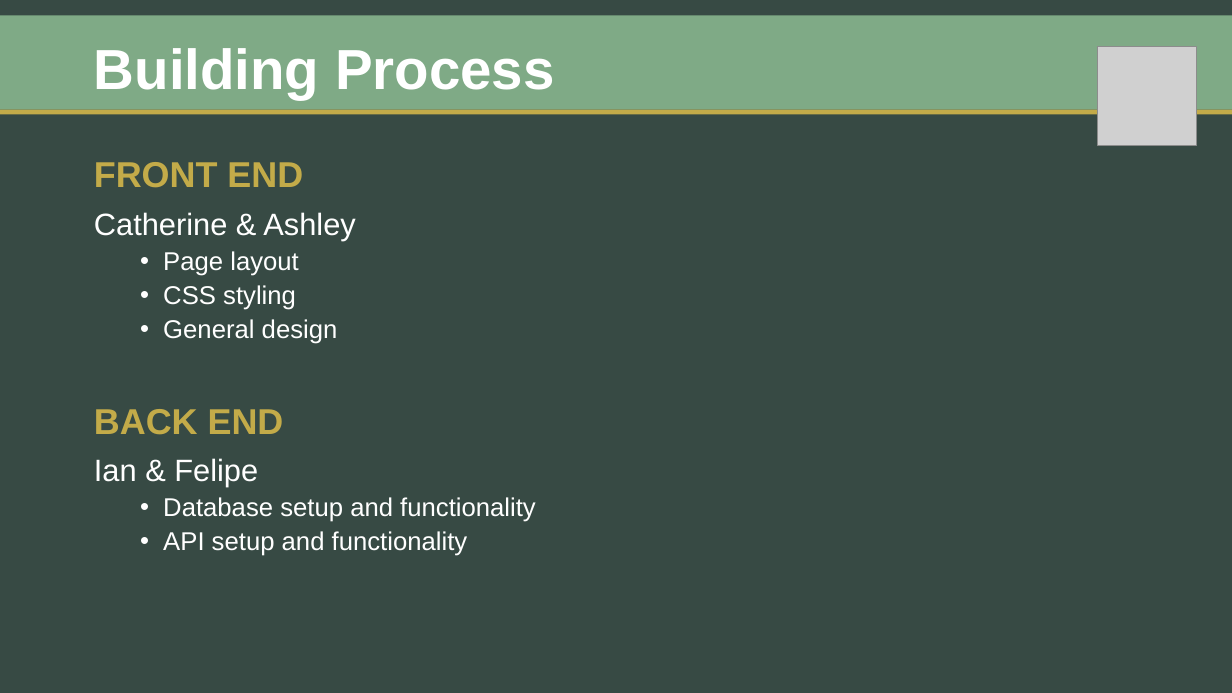
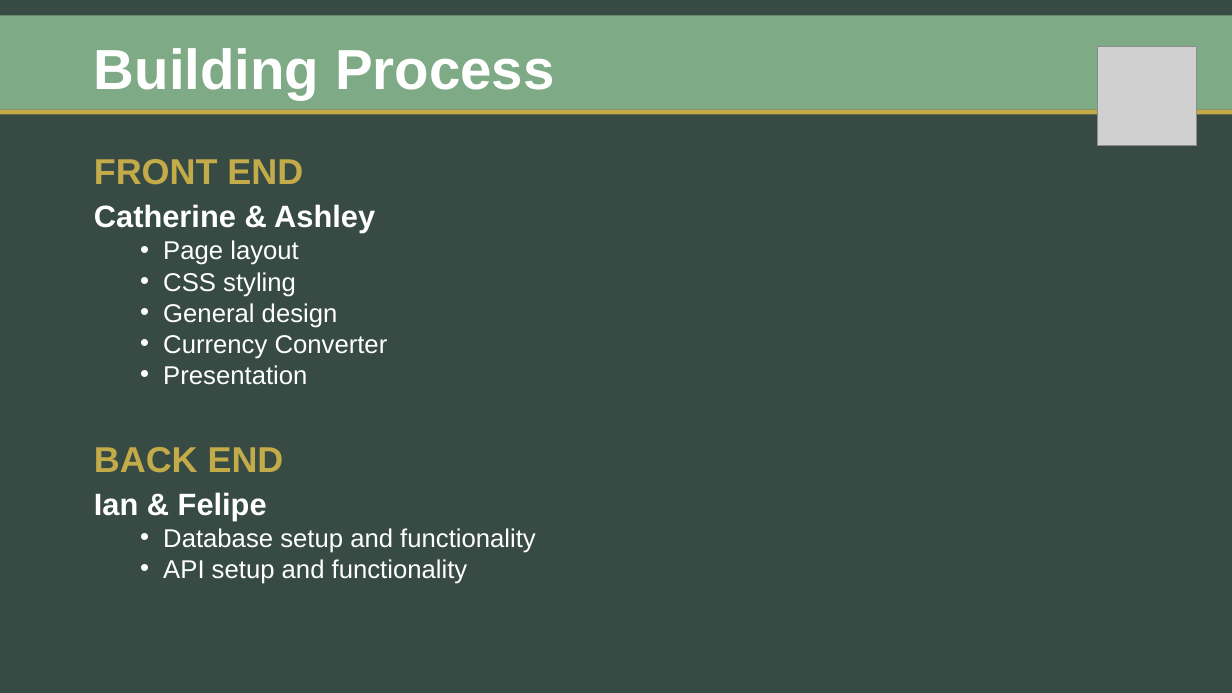
Before and after one commit to zibrahim2046/Project2, a slide deck: slide 3 of FACIA-Presentation.pptx. Drawn at 1232x693 pixels with LibreOffice and Linux fonts; fonts in the diff are those of the drawing; grey boxes stand for pictures. Boxes give left, top, right and bottom in pixels: in the first picture for what was removed or moved away, otherwise in the second. Text is boxed around its words. In the diff, an @@ line names an element or a change of style, - is before the commit and + after.

```diff
--- a/FACIA-Presentation.pptx
+++ b/FACIA-Presentation.pptx
@@ text at (x1=94, y1=159, x2=536, y2=584): bold on in "Catherine & Ashley", "Ian & Felipe"; line spacing 0.9 to 0.8 @@
@@ text at (x1=163, y1=335, x2=388, y2=385): paragraphs added @@
+  • Currency Converter
+  • Presentation
```
Also in this commit, not shown: 6 other slides changed, 5 other files.
